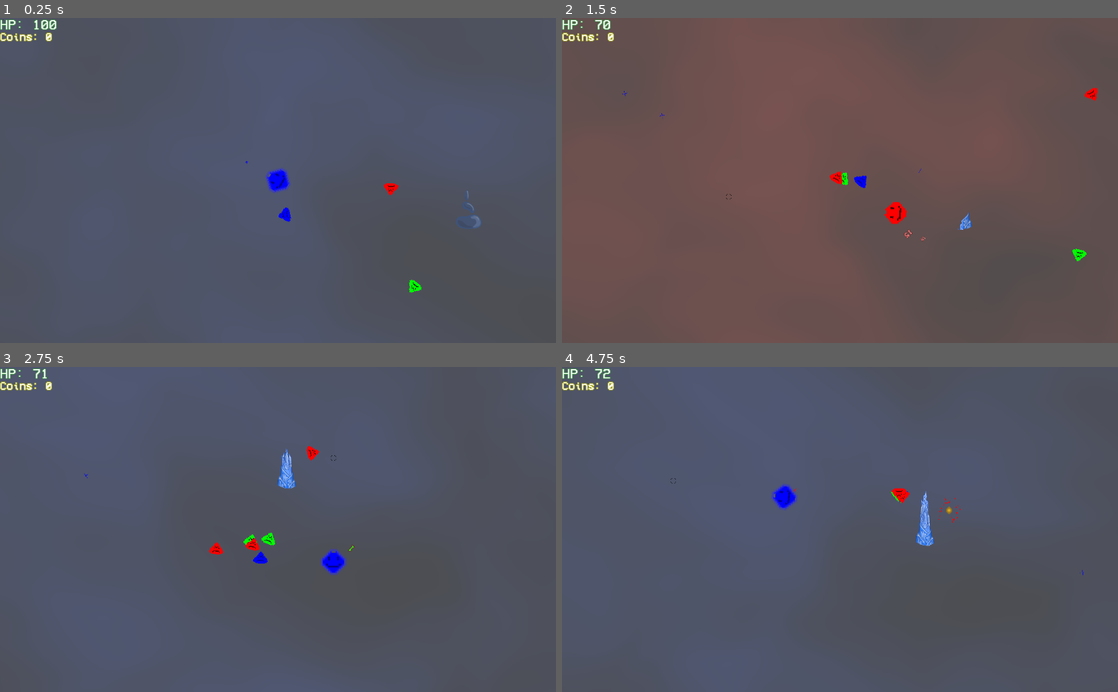
Above: before the commit, frames 1-4 (two rows, left to right).
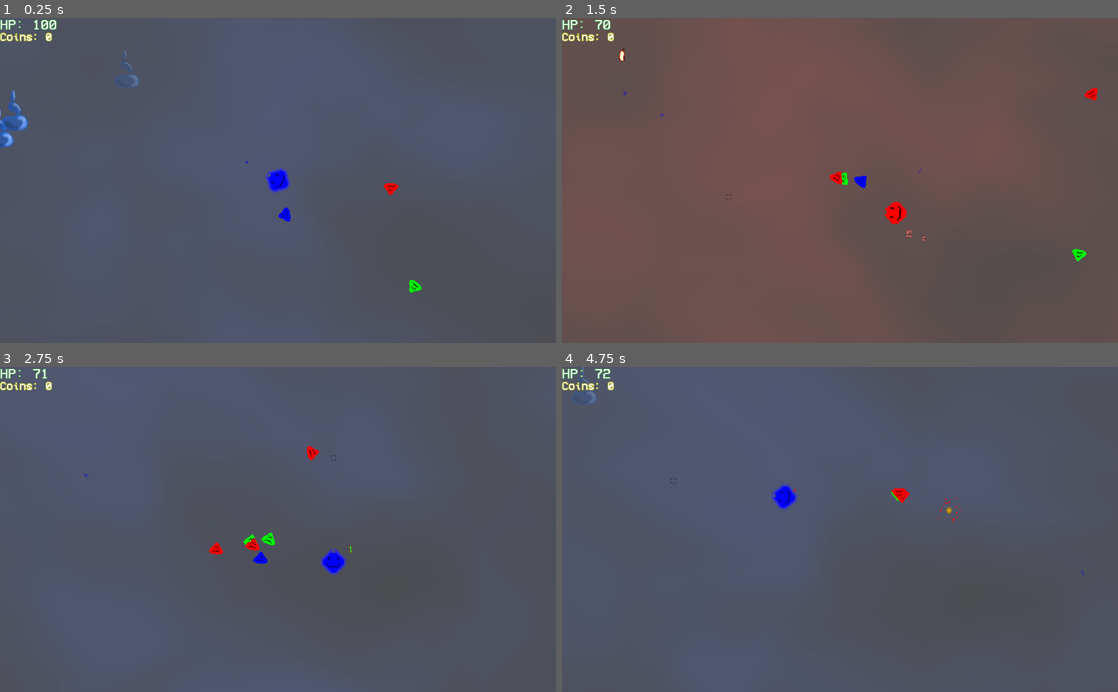
Above: after the commit, the same moments.

Repository: JuanG10/boss
Game: Godot game, scene res://proof of concept.tscn
Two runs of this game, one before a commit and one after it. Both use one fixed random seed, a clock stepped at 60 frames per second and the inputs below. The engine's default icon, where the game draws it, is replaced by a stand-in: a white triangle on a blue panel in a dark square.
Inputs (mouse positions are in pixels of both pictures, inside the frame that each line leads up to):
- Up to frame 1 (0.25 s): no input
- Up to frame 2 (1.5 s): tap Enter (ui_accept) at 0.5, 0.77 s; move the mouse to (962, 164) at 0.52 s; hold D (right) 0.53-1.28 s; tap E (next_color) at 0.6 s; tap Q (previous_color) at 0.8, 1.35 s; move the mouse to (728, 196) at 1.27 s; hold S (down) from 1.28 s (still down)
- Up to frame 3 (2.75 s): tap Enter (ui_accept) at 1.52 s; tap E (next_color) at 1.55, 2.1 s; move the mouse to (333, 458) at 2.02 s; release S (down) at 2.03 s; hold D (right) from 2.03 s (still down); tap Q (previous_color) at 2.3 s
- Up to frame 4 (4.75 s): move the mouse to (812, 594) at 2.77 s; release D (right) at 2.78 s; hold W (up) 2.78-3.53 s; tap Q (previous_color) at 2.85, 3.8, 4.35 s; tap Enter (ui_accept) at 3.02, 3.77, 4.52 s; tap E (next_color) at 3.05, 3.6, 4.55 s; move the mouse to (1006, 578) at 3.52 s; hold A (left) from 3.53 s (still down); move the mouse to (673, 480) at 4.27 s

The runs differ from the first frame. In frame 1, 0.6% of the frame differs, in the area x 0-87%, y 9-65%; in frame 2, 0.1%; in frame 3, 0.3%; in frame 4, 0.4%.

Commit message:
trampasProceduralesConBugs

Diff:
--- a/Fondos/Fog/FogBackground.gd
+++ b/Fondos/Fog/FogBackground.gd
@@ -6,15 +6,11 @@
 	2 : Vector3(0.85, 0.38, 0.35) # Rojo
 }
 
-var pos:int = 0
-
 func change_bg_color_by_position(pos:int)->void:
 	material.set_shader_param("color", COLORS[pos])
 
-func change_bg_color(next:bool)->void:
-	if next: pos = (pos + 1) % COLORS.size()
-	else: pos = (pos + 2) % COLORS.size()
-	material.set_shader_param("color", COLORS[pos])
+func change_bg_color(next:int)->void:
+	material.set_shader_param("color", COLORS[next])
 
 func change_bg_octaves(octaves:int)->void:
 	material.set_shader_param("OCTAVES", octaves + 1)
--- a/Player/Player.gd
+++ b/Player/Player.gd
@@ -119,22 +119,24 @@
 
 func next_color():
 	n = (n + 1)%3
-	$Sprite.modulate = colores[n]
-	FogBackground.change_bg_color(true)
-	TrapManager.change_trap_type(colores[n])
+	_change_with_color(n)
 
 func previous_color():
 	n = (n + 2)%3
-	$Sprite.modulate = colores[n]
-	FogBackground.change_bg_color(false)
+	_change_with_color(n)
 
 func _on_grab_coin(area):
 	area.grab()
 	coins.on_update()
 
+func _change_with_color(n:int)->void:
+	$Sprite.modulate = colores[n]
+	FogBackground.change_bg_color(n)
+	TrapManager.change_trap_type(colores[n])
+
 func _create_floating_text(amount:int, type:String)->void:
 	var text = DMG_TEXT.instance()
 	text.amount = amount
 	text.type = type
-	text.rotation_degrees = -45
+	text.rotation_degrees = 90
 	add_child(text)
--- a/Trampas/GreenTrap.tscn
+++ b/Trampas/GreenTrap.tscn
@@ -6,5 +6,6 @@
 [node name="GreenTrap" instance=ExtResource( 2 )]
 
 [node name="GreenTrapAnimation" parent="." index="0" instance=ExtResource( 1 )]
+scale = Vector2( 4, 4 )
 animation = "default"
 [connection signal="animation_finished" from="GreenTrapAnimation" to="." method="_on_TrapAnimation_animation_finished"]
--- a/Trampas/RedTrap.tscn
+++ b/Trampas/RedTrap.tscn
@@ -6,7 +6,7 @@
 [node name="RedTrap" instance=ExtResource( 2 )]
 
 [node name="RedTrapAnimation" parent="." index="0" instance=ExtResource( 1 )]
-scale = Vector2( 2, 2 )
+scale = Vector2( 3, 3 )
 animation = "default"
 frame = 19
 [connection signal="animation_finished" from="RedTrapAnimation" to="." method="_on_TrapAnimation_animation_finished"]
--- a/Trampas/TrapManager.gd
+++ b/Trampas/TrapManager.gd
@@ -6,39 +6,64 @@
 	GREEN = preload("res://Trampas/GreenTrap.tscn")
 }
 
-const WIDTH:int = 1024
-const HEIGHT:int = 600
+const WIDTH:int = 300
+const HEIGHT:int = 300
 
 var open_simplex_noise:OpenSimplexNoise
 
 var trap:Node2D
+var trap_counter:int
+
+onready var main:Node = get_tree().current_scene
 
 func _ready():
-	trap = TRAPS.BLUE.instance()
-	trap.position = Vector2(520,200) # Temporalmente.
-	get_tree().get_root().get_node("Main").add_child(trap)
-#	randomize()
-#	open_simplex_noise = OpenSimplexNoise.new()
-#	open_simplex_noise.seed = randi()
-#
-#	open_simplex_noise.octaves = 3
-#	open_simplex_noise.period = 10
-#	open_simplex_noise.lacunarity = 1.1
-#	open_simplex_noise.persistence = 0.7
-#
-#	_generate()
-#
-#func _generate():
-#	for x in WIDTH:
-#		for y in HEIGHT:
-#			_get_tile_index(open_simplex_noise.get_noise_2d(float(x),float(y)))
-#
-#func _get_tile_index(noise:float):
-#	if noise >= 0.5:
-#		pass
+	trap_counter = 0
+	main = get_tree().current_scene
+
+	randomize()
+	open_simplex_noise = OpenSimplexNoise.new()
+	open_simplex_noise.seed = randi()
+
+	open_simplex_noise.octaves = 3
+	open_simplex_noise.period = 10
+	open_simplex_noise.lacunarity = 1.1
+	open_simplex_noise.persistence = 0.7
+
+	_generate()
+
+func _generate():
+	for x in WIDTH:
+		for y in HEIGHT:
+			_get_tile_index(open_simplex_noise.get_noise_2d(float(x),float(y)), x, y)
+
+func _get_tile_index(noise:float, x:int, y:int)->void:
+	if noise >= 0.67:
+		_add_new_trap(Vector2(x,y), "trap" + str(trap_counter), TRAPS.BLUE)
+		trap_counter += 1
 
 func change_trap_type(color:Color)->void:
+	for i in trap_counter:
+		var trap_name:String = "trap" + str(i)
+		if main != null:
+			if main.get_node(trap_name) == null:
+				_add_new_trap(Vector2(randi() % 1024, randi() % 600), trap_name, _get_new_color_trap(color))
+			var actual_trap = main.get_node(trap_name)
+			var pos = actual_trap.position
+			main.remove_child(actual_trap)
+			match color:
+				Color.red: _add_new_trap(pos, trap_name, TRAPS.RED)
+				Color.green: _add_new_trap(pos, trap_name, TRAPS.GREEN)
+				Color.blue: _add_new_trap(pos, trap_name, TRAPS.BLUE)
+
+func _add_new_trap(new_pos:Vector2, new_name:String, trap_type:PackedScene)->void:
+	var new_trap = trap_type.instance()
+	new_trap.position = new_pos
+	new_trap.set_name(new_name)
+	main.add_child(new_trap)
+
+func _get_new_color_trap(color:Color)->PackedScene:
 	match color:
-		Color.red: print("red")
-		Color.green: print("green")
-		Color.blue: print("blue")
+		Color.red: return TRAPS.RED
+		Color.green: return TRAPS.GREEN
+		Color.blue: return TRAPS.BLUE
+		_: return null
--- a/UpgradeScreen/Pannels.gd
+++ b/UpgradeScreen/Pannels.gd
@@ -14,6 +14,6 @@
 	upgradeMainWindow.change_panel_to(fill_mode, next_pos)
 
 func _on_Play_again_button_up():
-	FogBackground.pos = 0
 	FogBackground.change_bg_color_by_position(0)
 	upgradeMainWindow.get_tree().change_scene("res://proof of concept.tscn")
+	TrapManager._ready()
